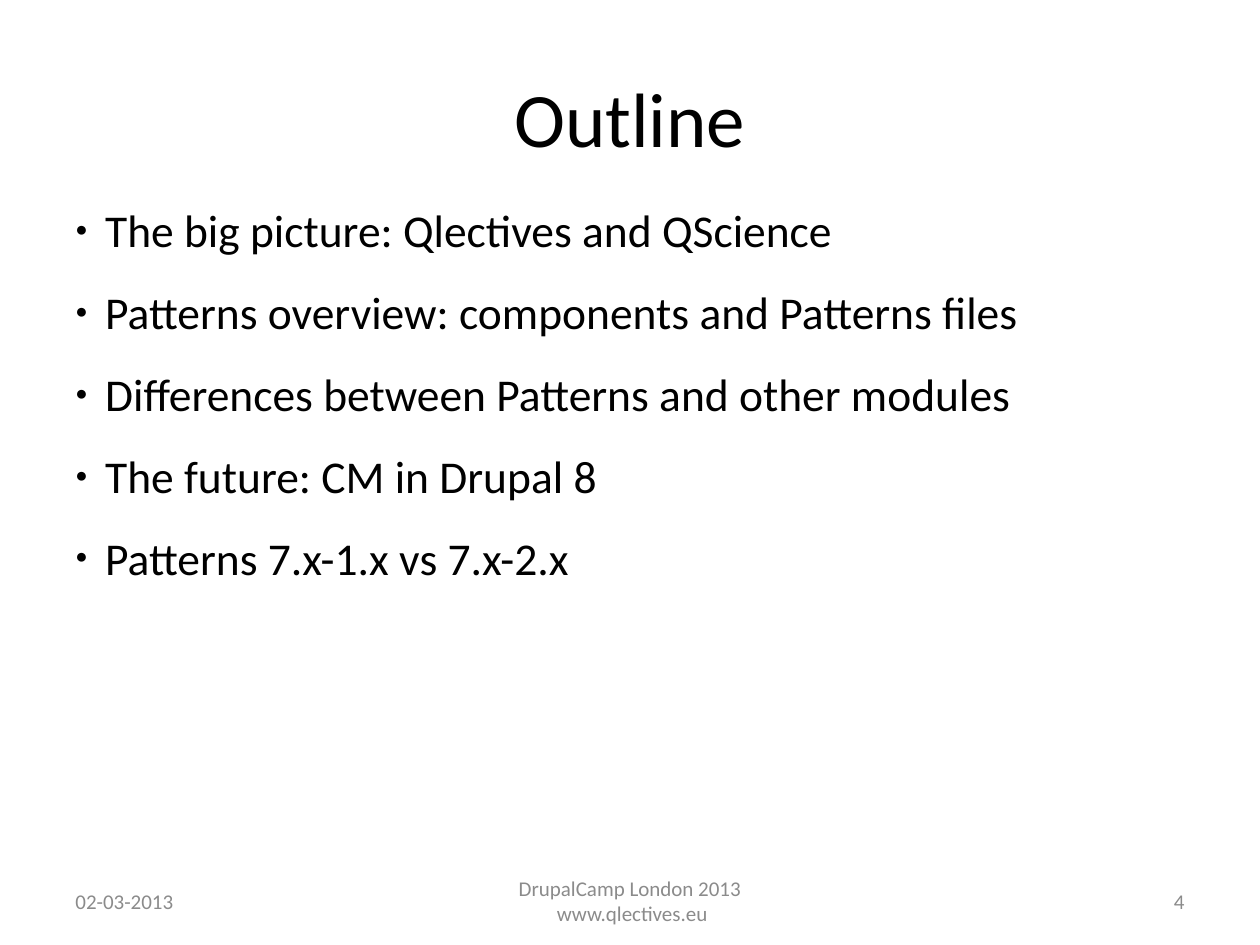
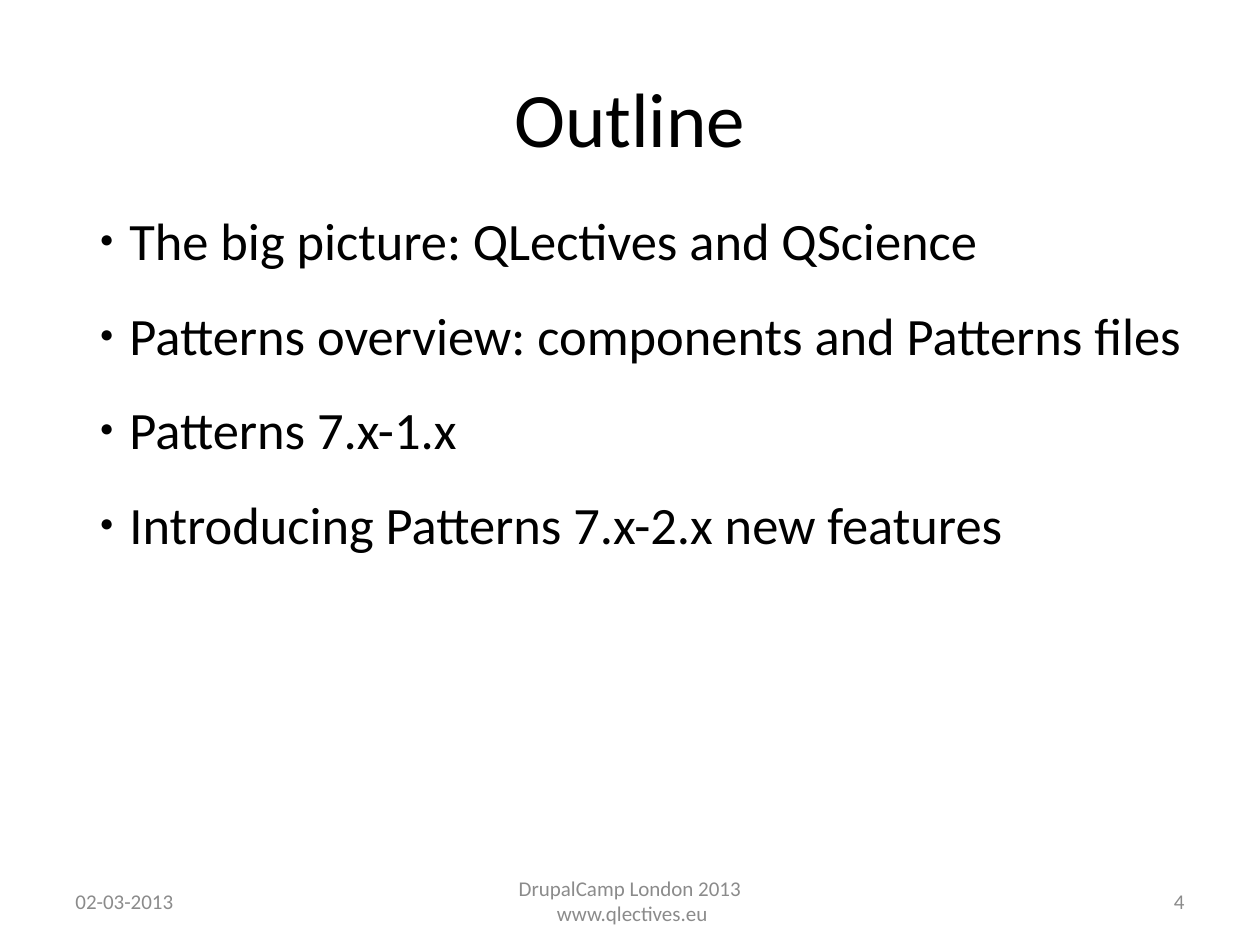
Before and after one commit to QScience/dc-slides, a slide deck: slide 4 of dclondon2013/patterns_dclondon2013.odp. Drawn at 1260x945 pixels with LibreOffice and Linux fonts; fonts in the diff are those of the drawing; background and template pictures are left out. Boxes give left, top, right and bottom in pixels: in the first picture for what was removed or moved away, otherwise in the second. Text is boxed around its words. In the diff, an @@ line names an element or a change of style, - is before the commit and + after.

```diff
--- a/dclondon2013/patterns_dclondon2013.odp
+++ b/dclondon2013/patterns_dclondon2013.odp
@@ text "The big picture: QLectives and ...": place and size @@
-text "The big picture: QLectives and ..." at [105, 215, 1017, 576]
+text "The big picture: QLectives and ..." at [129, 223, 1180, 553]
@@ text at [129, 223, 976, 269]: text changed; size 26 to 30 pt @@
-● The big picture: Qlectives and QScience
+● The big picture: QLectives and QScience
@@ text at [129, 318, 1180, 364]: size 26 to 30 pt in "Patterns overview: components and Patterns files" @@
@@ text at [129, 415, 1002, 553]: text changed; size 26 to 30 pt @@
-● Differences between Patterns and other modules
-● The future: CM in Drupal 8
-● Patterns 7.x-1.x vs 7.x-2.x
+● Patterns 7.x-1.x
+● Introducing Patterns 7.x-2.x new features
```
Also in this commit, not shown: 9 other slides changed, 4 slides removed, 1 other file.
